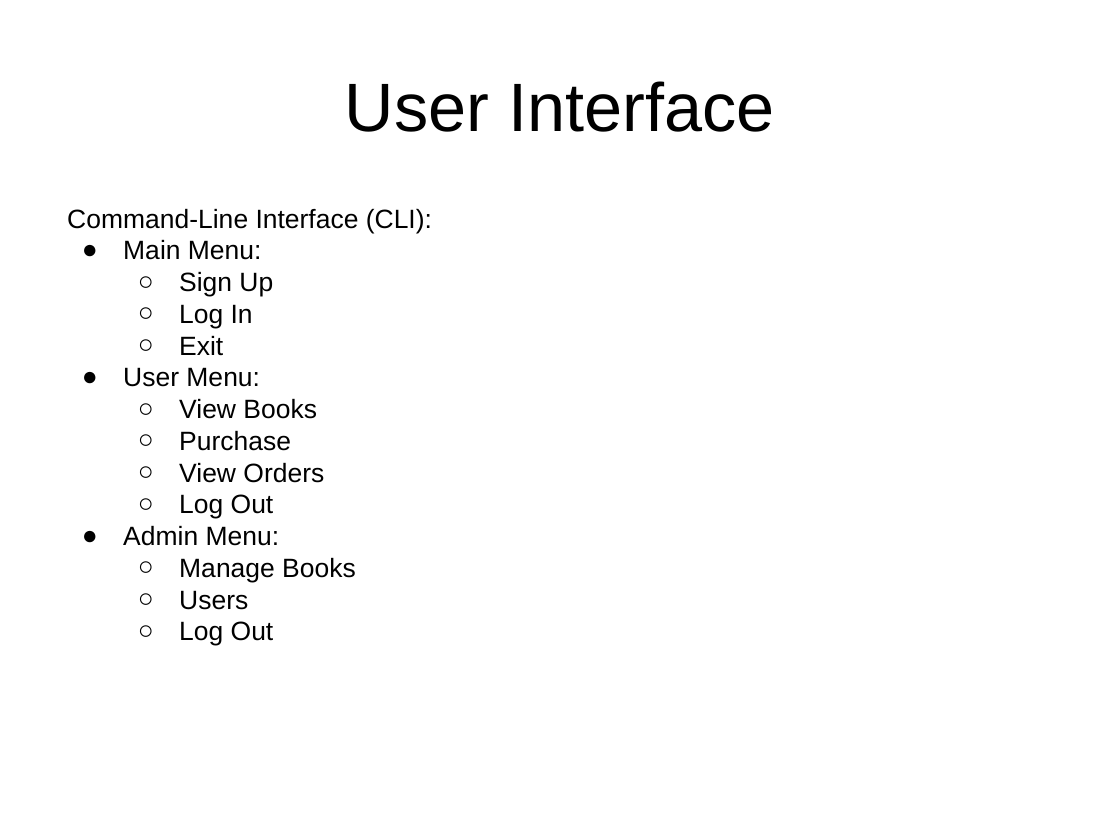
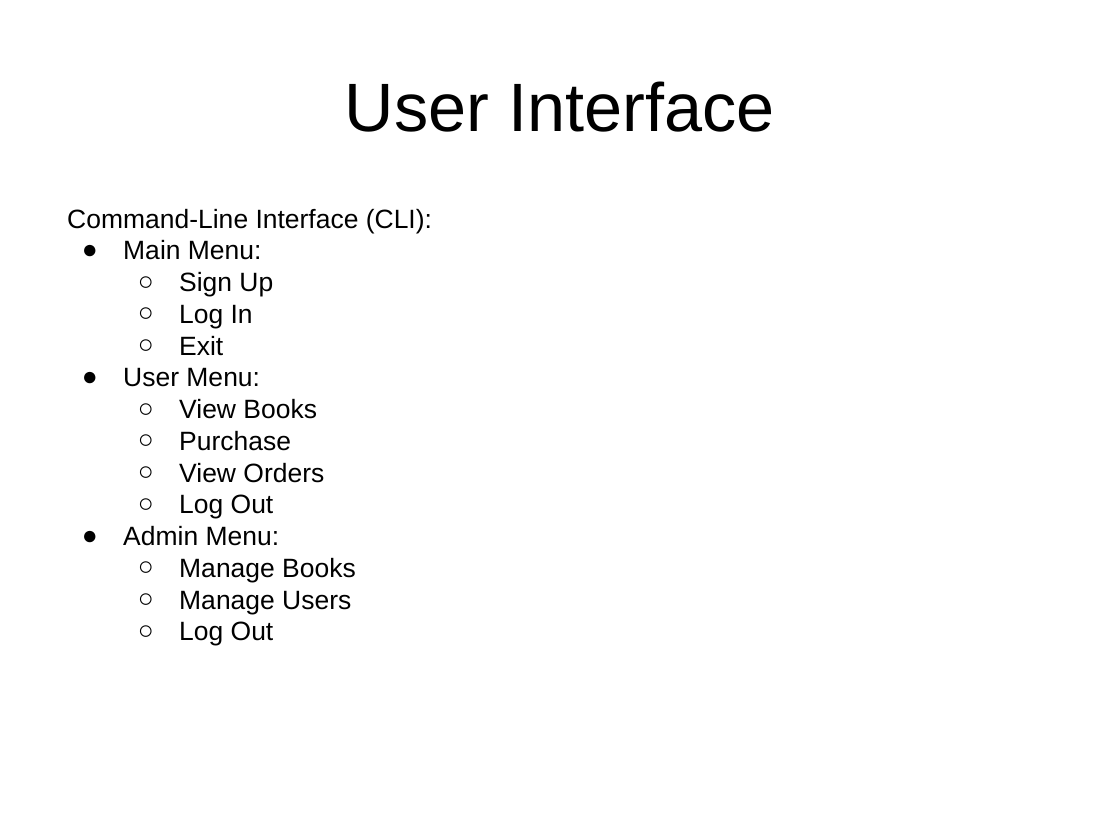
Before and after one commit to Will-BigData/michaelmengistu, a slide deck: slide 6 of Project 1/project details/project1 power point.pptx. Drawn at 1120x840 pixels with LibreOffice and Linux fonts; fonts in the diff are those of the drawing. Boxes give left, top, right and bottom in pixels: in the first picture for what was removed or moved away, otherwise in the second. Text is boxed around its words. In the diff, an @@ line names an element or a change of style, - is before the commit and + after.

Commit message:
Updated powerpoint

```diff
--- a/Project 1/project details/project1 power point.pptx
+++ b/Project 1/project details/project1 power point.pptx
@@ text at <box>179,590,351,614</box>: text changed @@
-  ○ Users
+  ○ Manage Users
```
Also in this commit, not shown: 1 slide removed, 2 other files.
